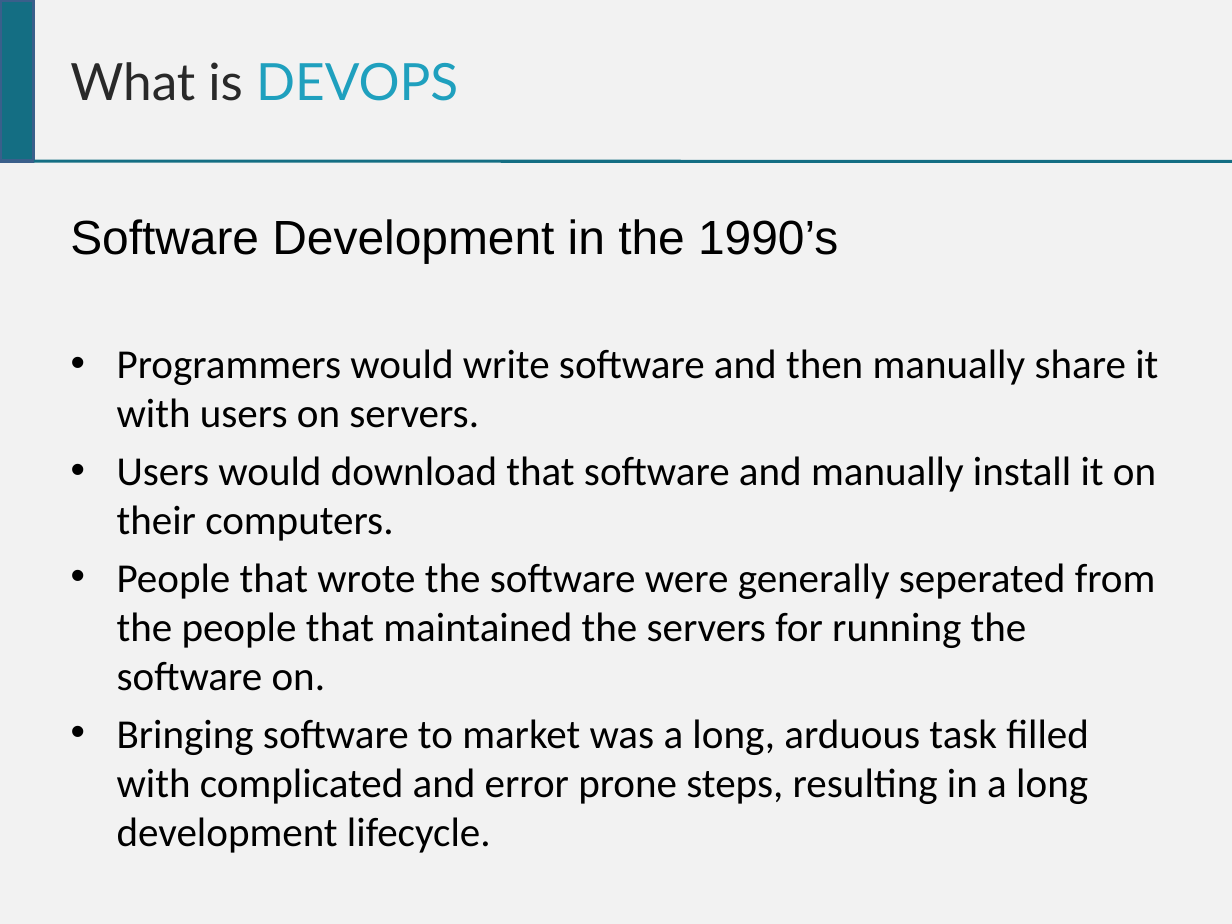
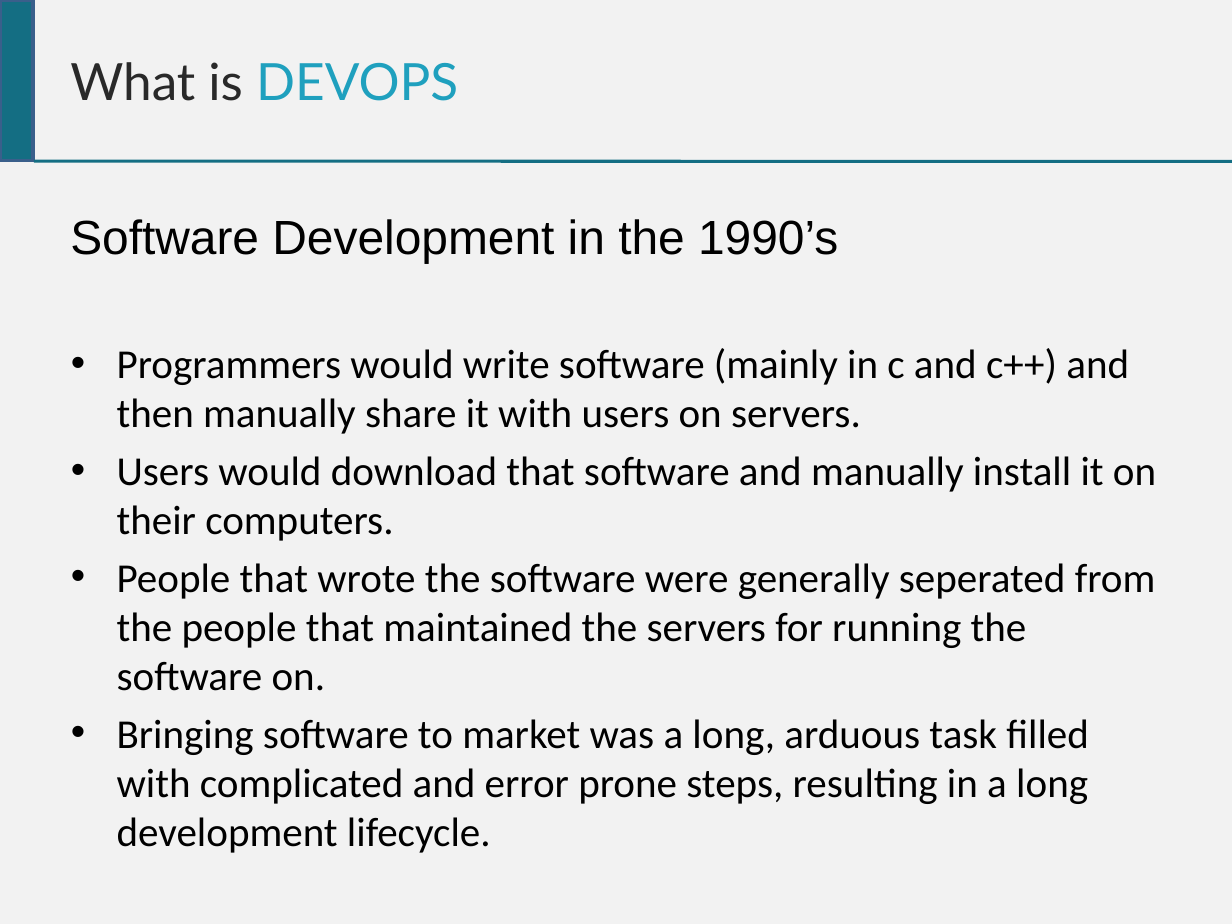
Before and after one commit to chrisgauthier742018/devopscourse, a slide deck: slide 3 of Dev Ops Course.pptx. Drawn at 1232x924 pixels with LibreOffice and Linux fonts; fonts in the diff are those of the drawing. Boxes give left, top, right and bottom in pixels: in the first picture for what was removed or moved away, otherwise in the second. Text is boxed around its words. In the diff, an @@ line names an element or a change of style, - is before the commit and + after.

```diff
--- a/Dev Ops Course.pptx
+++ b/Dev Ops Course.pptx
@@ text at box(117, 348, 1129, 434): text changed @@
-• Programmers would write software and then manually share it with users on servers.
+• Programmers would write software (mainly in c and c++) and then manually share it with users on servers.
```
Also in this commit, not shown: 4 other slides changed, 11 slides added, 15 slides removed, 1 other file.
